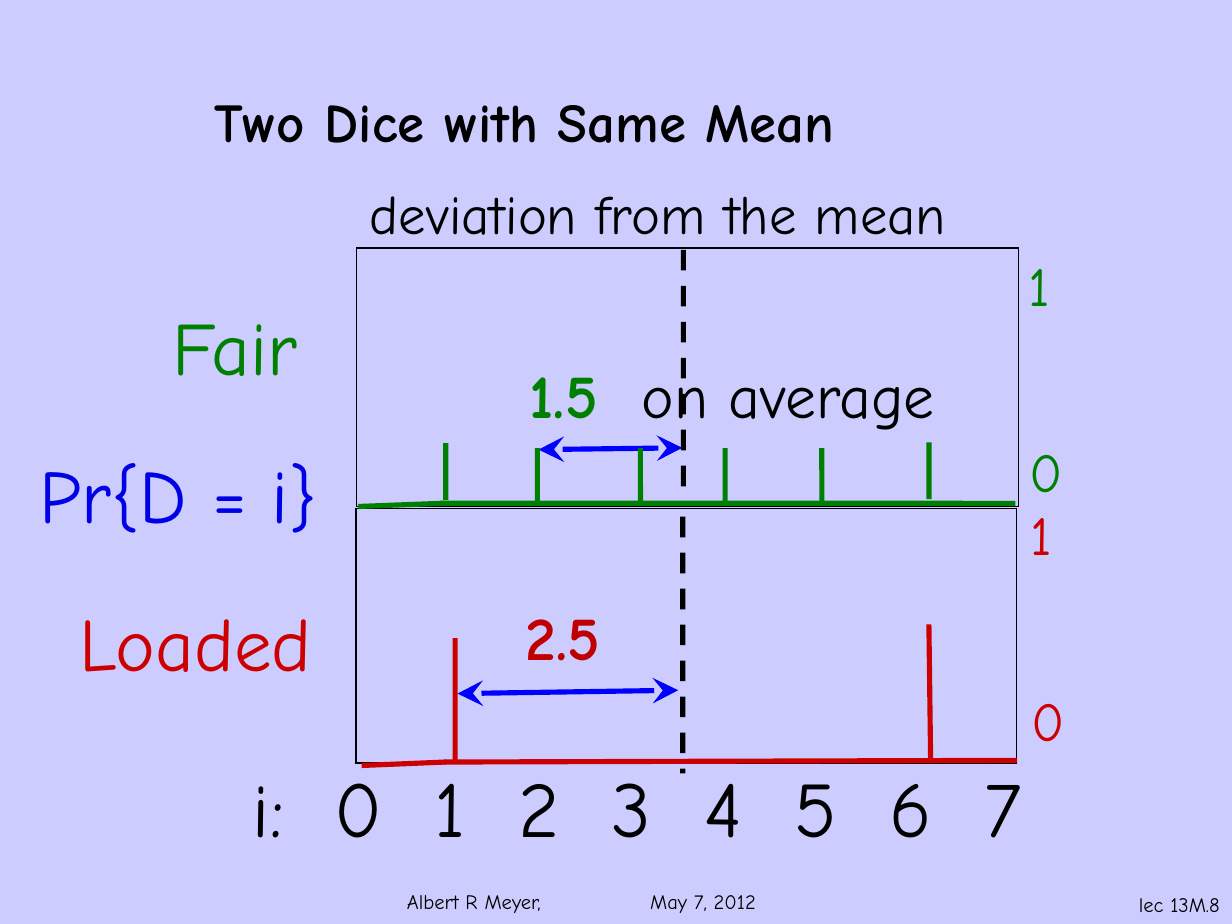
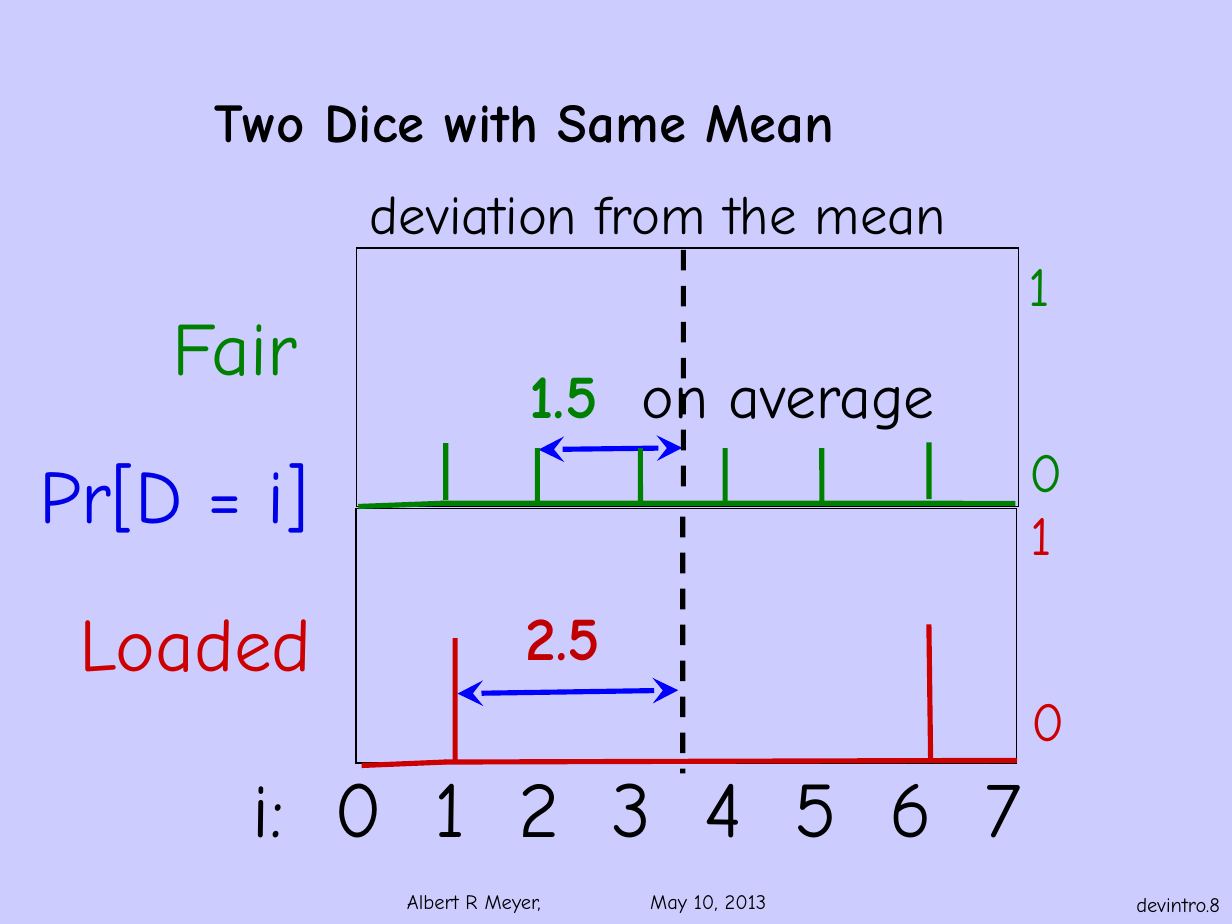
Before and after one commit to armeyer/mcs_web, a slide deck: slide 8 of spring13/slides13/deviation-intro.pptx. Drawn at 1232x924 pixels with LibreOffice and Linux fonts; fonts in the diff are those of the drawing; background and template pictures are left out. Boxes give left, top, right and bottom in pixels: in the first picture for what was removed or moved away, otherwise in the second. Text is boxed around its words. In the diff, an @@ line names an element or a change of style, - is before the commit and + after.

```diff
--- a/spring13/slides13/deviation-intro.pptx
+++ b/spring13/slides13/deviation-intro.pptx
@@ text at box(39, 463, 309, 533): text changed @@
-Pr{D = i}
+Pr[D = i]
@@ text at box(407, 895, 767, 913): text changed @@
-Albert R Meyer, May 7, 2012
+Albert R Meyer, May 10, 2013
@@ page number at box(1136, 898, 1219, 912): text changed @@
-lec 13M.8
+devintro.8
```
Also in this commit, not shown: 10 other slides changed, 5 other files.
